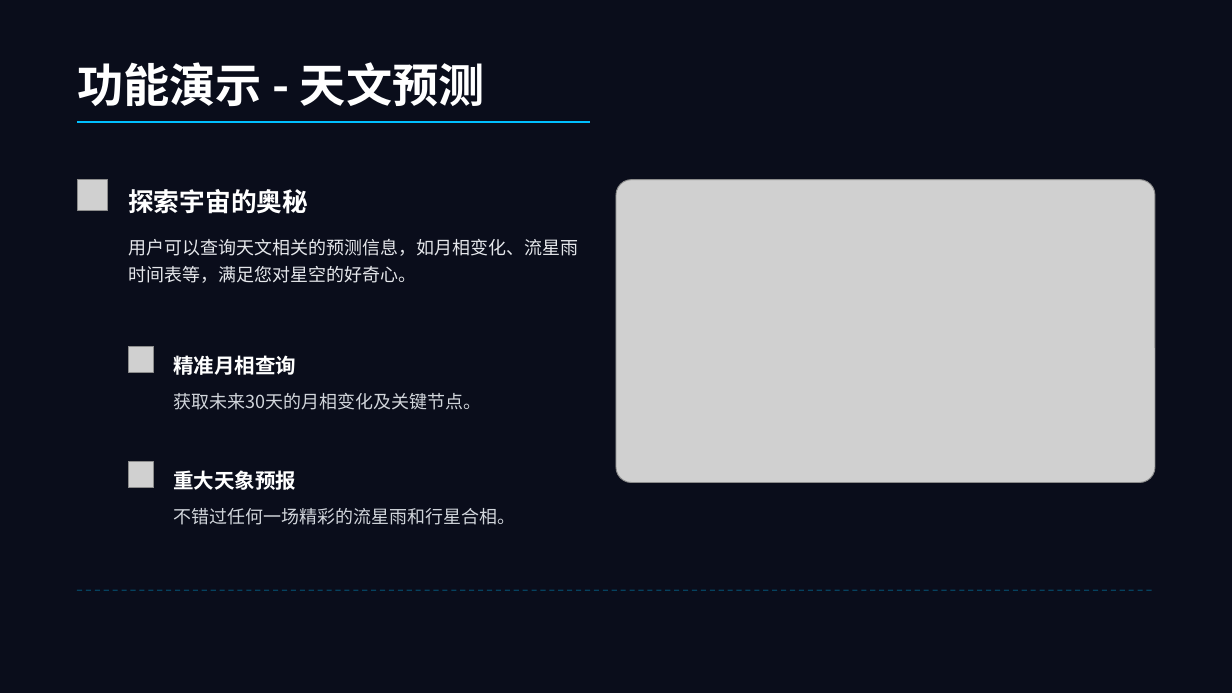
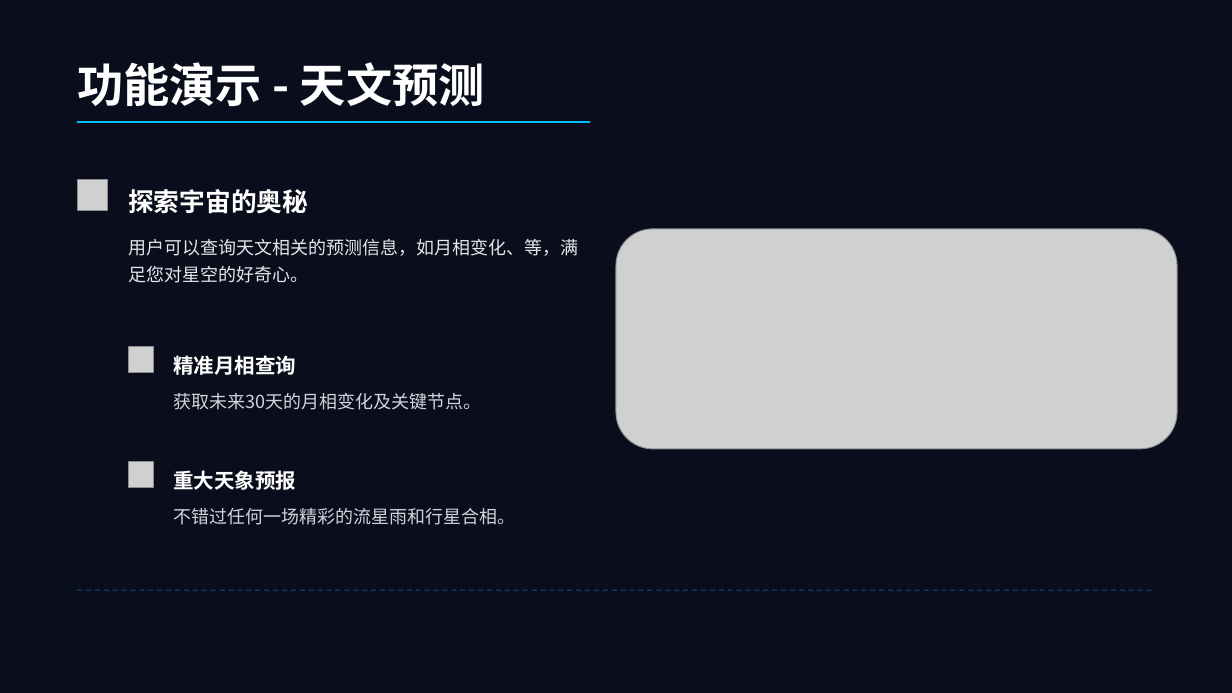
Before and after one commit to muff-cn/HuiyunAI, a slide deck: slide 8 of HuiyunAI-presentation.pptx (slide 10 before the commit). Drawn at 1232x693 pixels with LibreOffice and Linux fonts; fonts in the diff are those of the drawing; grey boxes stand for pictures; background and template pictures are left out. Boxes give left, top, right and bottom in pixels: in the first picture for what was removed or moved away, otherwise in the second. Text is boxed around its words. In the diff, an @@ line names an element or a change of style, - is before the commit and + after.

```diff
--- a/HuiyunAI-presentation.pptx
+++ b/HuiyunAI-presentation.pptx
@@ text at (128, 239, 578, 283): text changed @@
-用户可以查询天文相关的预测信息，如月相变化、流星雨时间表等，满足您对星空的好奇心。
+用户可以查询天文相关的预测信息，如月相变化、等，满足您对星空的好奇心。
@@ picture: place and size @@
-picture at (616, 179, 1155, 482)
+picture at (616, 229, 1177, 449)
```
Also in this commit, not shown: 8 other slides changed, 2 slides removed, 3 other files.
